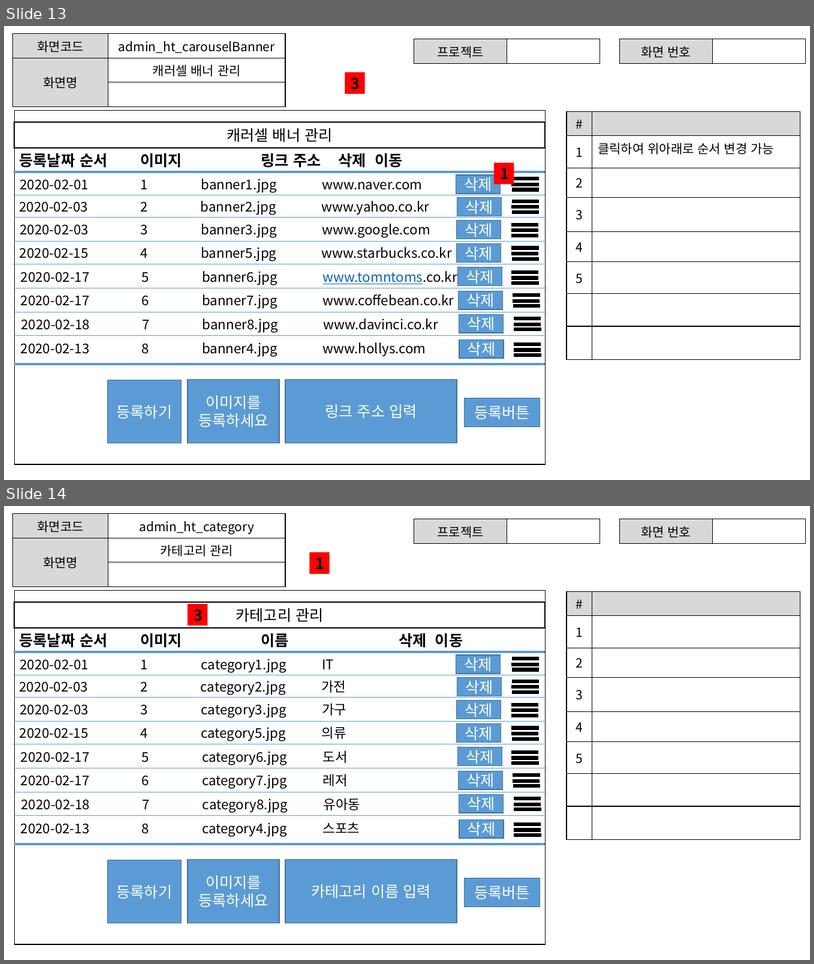
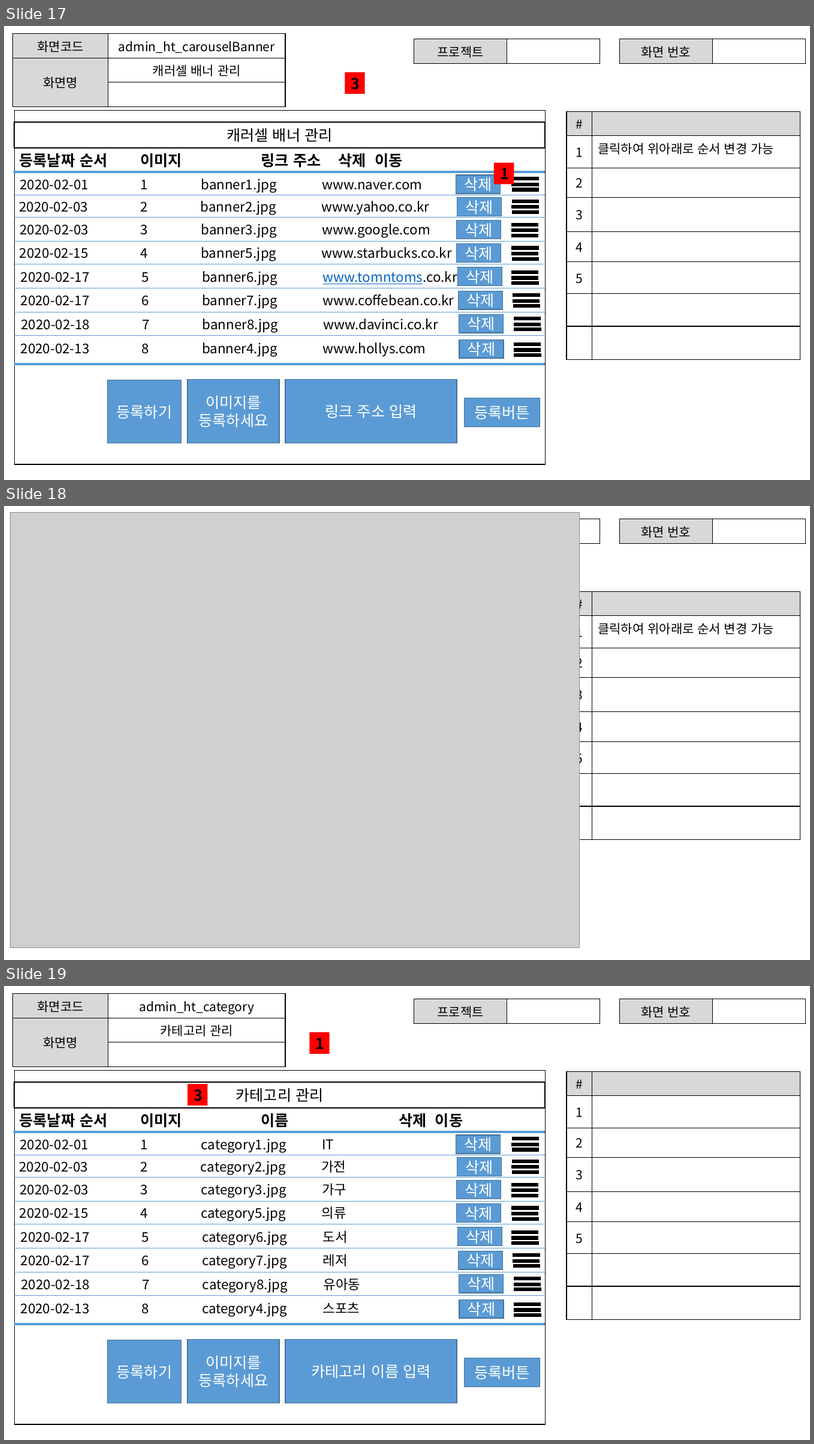
Before and after one commit to ezenteam2/RentalEquip, a slide deck: 0 발표용 파워포인트/project04 - 파워포인트 종합 - 현태.pptx. Shown one above the other, each under a label of ours: slides 13 and 14 before the commit, slides 17, 18 and 19 after it. The pictures are 814x964 and 814x1444 pixels, drawn with LibreOffice and Linux fonts; fonts in the diff are those of the drawing; grey boxes stand for pictures. Boxes give left, top, right and bottom in pixels: in the first picture for what was removed or moved away, otherwise in the second. Text is boxed around its words. In the diff, an @@ line names an element or a change of style, - is before the commit and + after.

```diff
--- a/0 발표용 파워포인트/project04 - 파워포인트 종합 - 현태.pptx
+++ b/0 발표용 파워포인트/project04 - 파워포인트 종합 - 현태.pptx
@@ slide 18 added at bbox=[4, 506, 810, 960], background #FFFFFF @@
@@ picture added at bbox=[10, 513, 580, 948] @@
@@ table added at bbox=[414, 519, 600, 540], 1 rows, 2 columns @@
+프로젝트 | 
@@ table added at bbox=[620, 519, 806, 540], 1 rows, 2 columns @@
+화면 번호 | 
@@ table added at bbox=[567, 591, 801, 837], 8 rows, 2 columns @@
+# | 
+1 | 클릭하여 위아래로 순서 변경 가능
+2 | 
+3 | 
+4 | 
+5 | 
+ | 
+ | 
@@ what was slide 13 is now slide 17 @@
@@ what was slide 14 is now slide 19 @@
```
Also in this commit, not shown: 1 slide changed, 6 other slides added, 2 other files.
